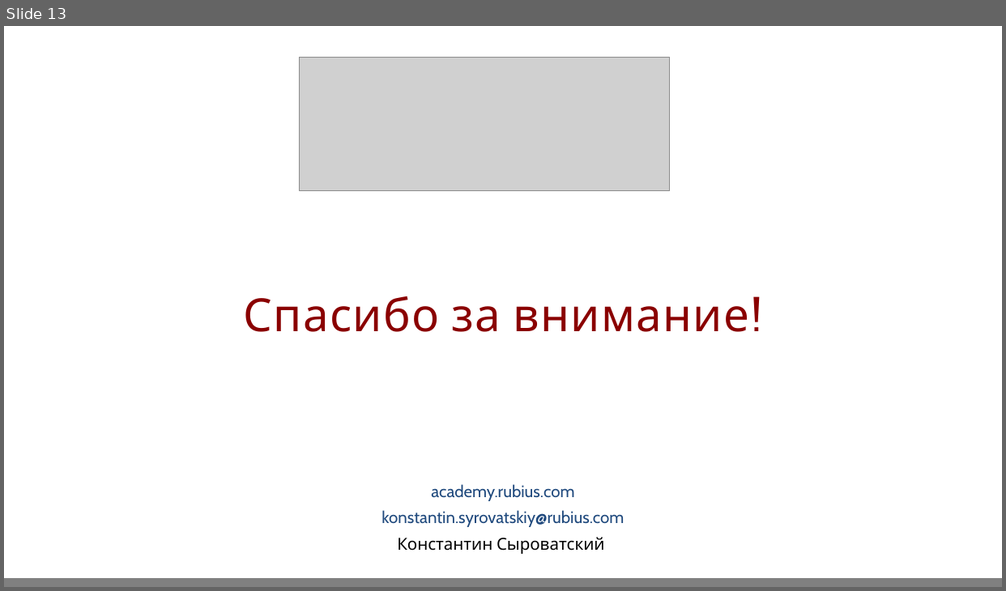
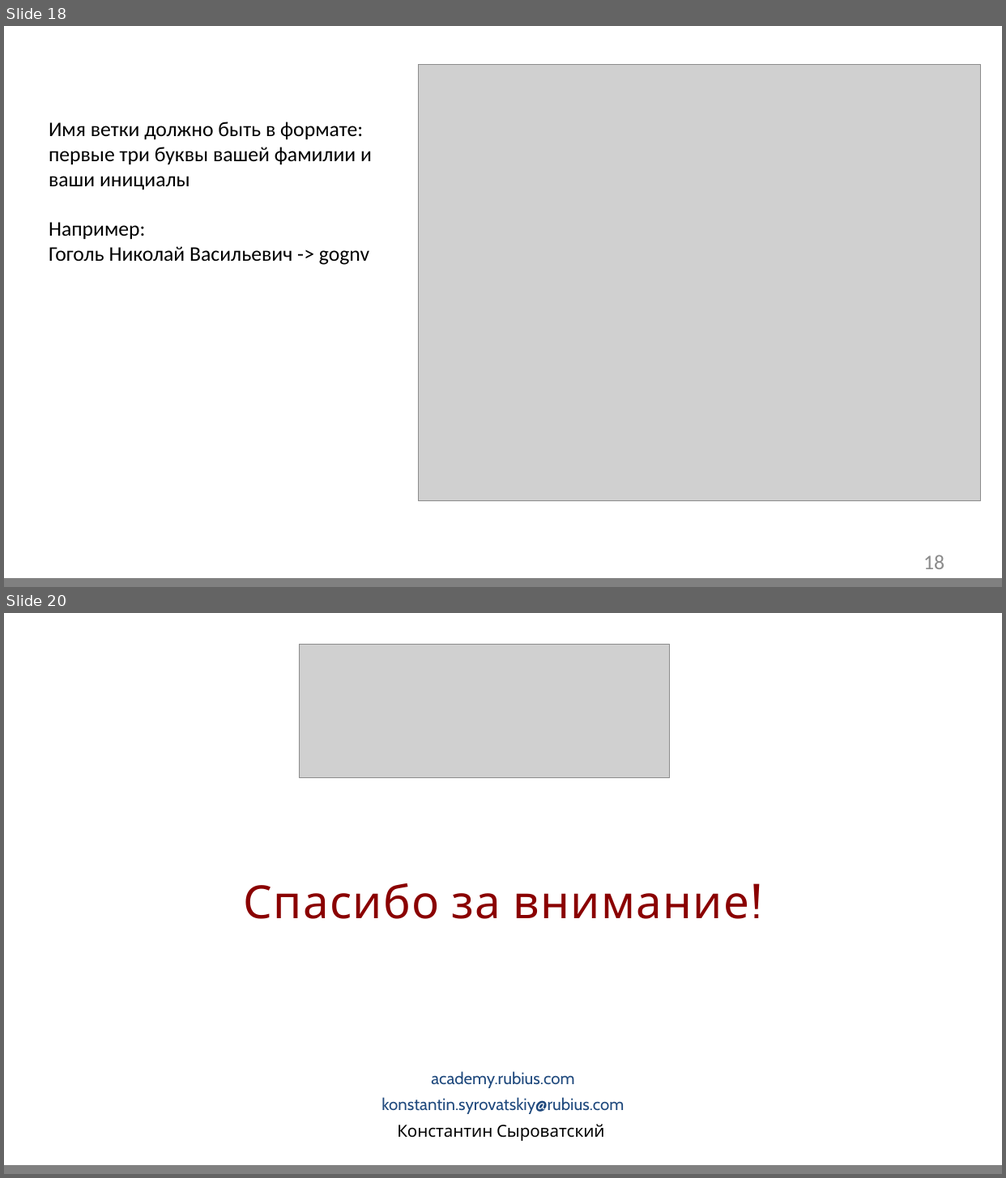
Before and after one commit to GidMaster/qa-courses, a slide deck: Home work.pptx. Shown one above the other, each under a label of ours: slide 13 before the commit, slides 18 and 20 after it; the slides between them are not shown. The pictures are 1006x591 and 1006x1178 pixels, drawn with LibreOffice and Linux fonts; fonts in the diff are those of the drawing; grey boxes stand for pictures; background and template pictures are left out. Boxes give left, top, right and bottom in pixels: in the first picture for what was removed or moved away, otherwise in the second. Text is boxed around its words. In the diff, an @@ line names an element or a change of style, - is before the commit and + after.

```diff
--- a/Home work.pptx
+++ b/Home work.pptx
@@ slide 18 added at <box>4,26,1002,587</box>, background #FFFFFF; not listed: 2 template elements that a slide beside it also shows @@
@@ picture added at <box>419,64,981,501</box> @@
@@ text added at <box>49,122,372,265</box>, 20 pt, text #000000 @@
+Имя ветки должно быть в формате: первые три буквы вашей фамилии и ваши инициалы
+Например:
+Гоголь Николай Васильевич -> gognv
@@ page number added at <box>923,555,944,570</box>, 20 pt, text #8C8C8C @@
+18
@@ what was slide 13 is now slide 20 @@
```
Also in this commit, not shown: 4 slides changed, 11 other slides added, 6 slides removed, 1 other file.
